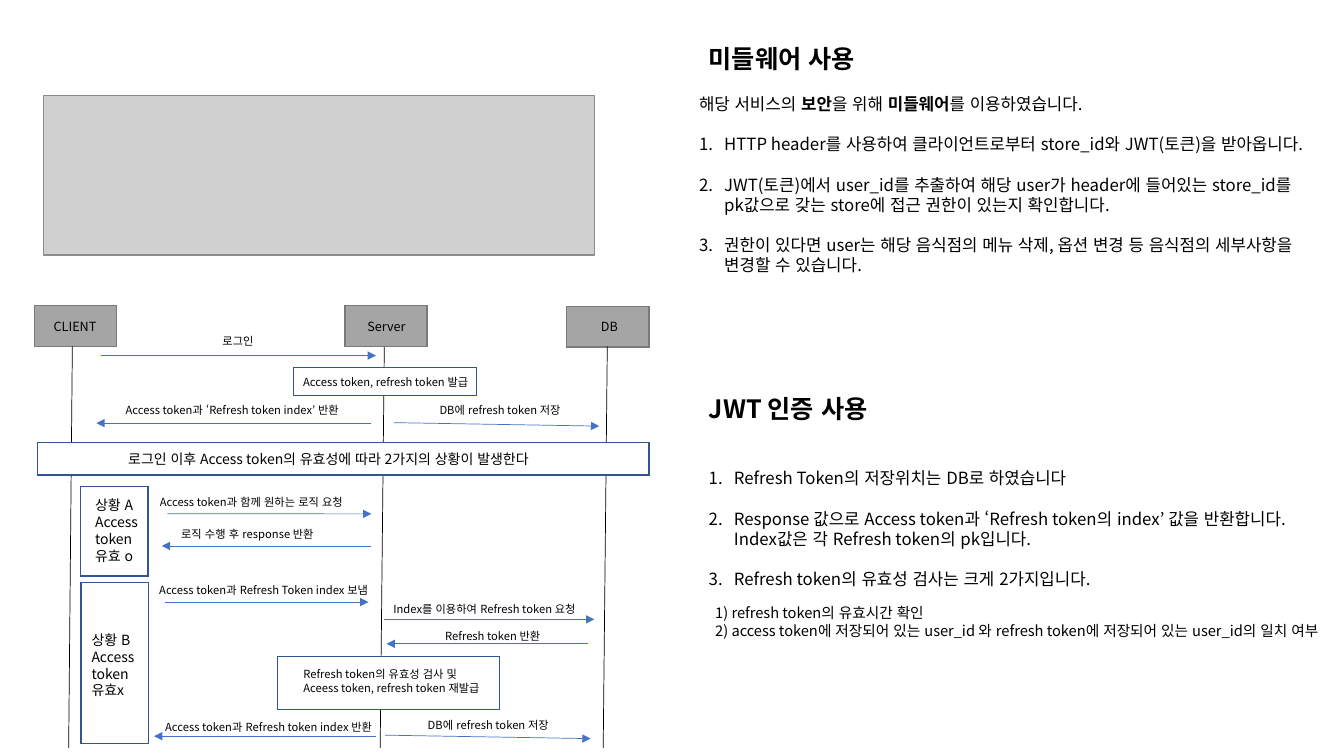
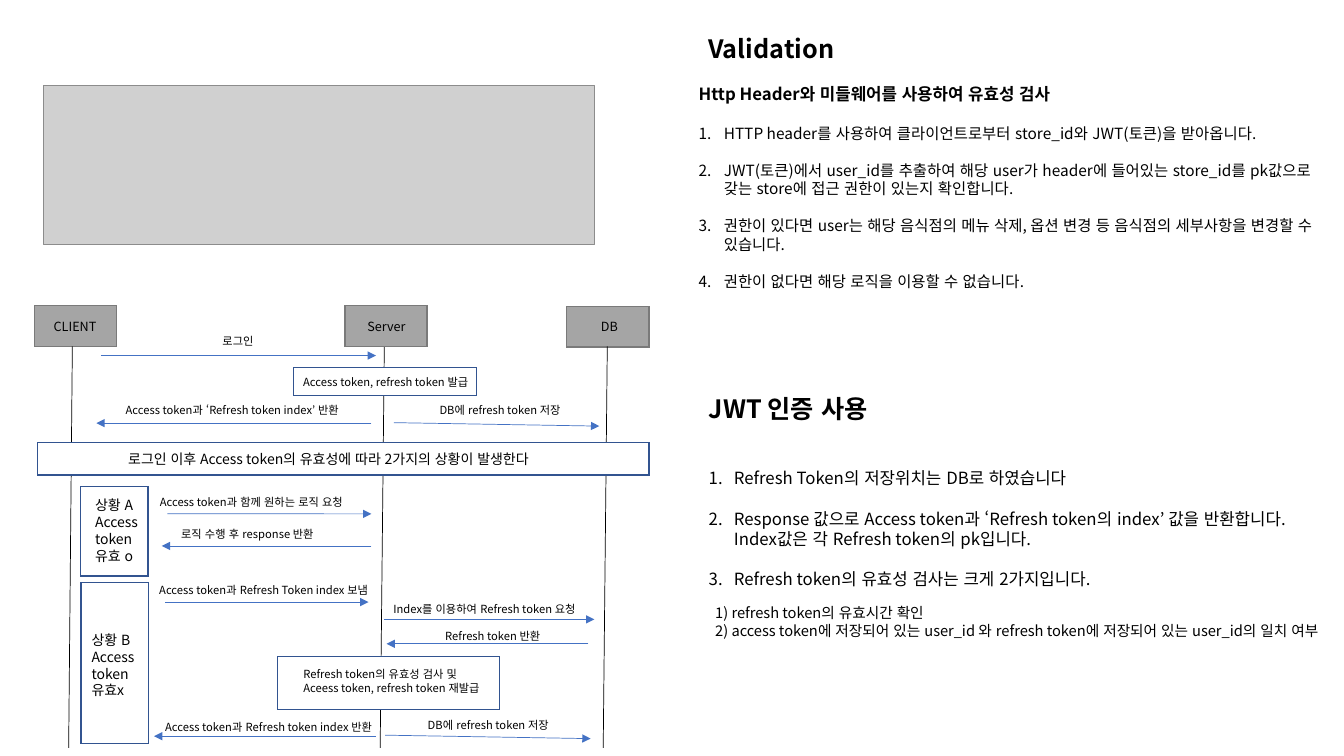
Before and after one commit to ohjinhokor/PortFolio, a slide deck: slide 3 of 오진호 포토폴리오.pptx. Drawn at 1344x756 pixels with LibreOffice and Linux fonts; fonts in the diff are those of the drawing; grey boxes stand for pictures; background and template pictures are left out. Boxes give left, top, right and bottom in pixels: in the first picture for what was removed or moved away, otherwise in the second. Text is boxed around its words. In the diff, an @@ line names an element or a change of style, - is before the commit and + after.

```diff
--- a/오진호 포토폴리오.pptx
+++ b/오진호 포토폴리오.pptx
@@ text at [708, 37, 834, 59]: text changed @@
-미들웨어 사용
+Validation
@@ picture: place and size @@
-picture at [43, 96, 595, 255]
+picture at [43, 86, 595, 245]
@@ text "Http Header와 미들웨어를 사용하여 유효성 ...": place and size @@
-text "Http Header와 미들웨어를 사용하여 유효성 ..." at [699, 96, 1303, 273]
+text "Http Header와 미들웨어를 사용하여 유효성 ..." at [699, 86, 1312, 289]
@@ text at [699, 86, 1050, 104]: text changed; bold on @@
-해당 서비스의 보안을 위해 미들웨어를 이용하였습니다.
+Http Header와 미들웨어를 사용하여 유효성 검사
@@ text at [724, 126, 1312, 252]: size 12 to 11 pt in "HTTP header를 사용하여 클라이언트로부터 store_id와 JWT(토큰)을 받아옵니다.", "JWT(토큰)에서 user_id를 추출하여 해당 user가 header에 들어있는 ...", "권한이 있다면 user는 해당 음식점의 메뉴 삭제, ..." @@
@@ text at [724, 274, 1024, 289]: paragraph added @@
+4. 권한이 없다면 해당 로직을 이용할 수 없습니다.
```
Also in this commit, not shown: 2 other slides changed, 2 slides added, 1 slide removed, 1 other file.
